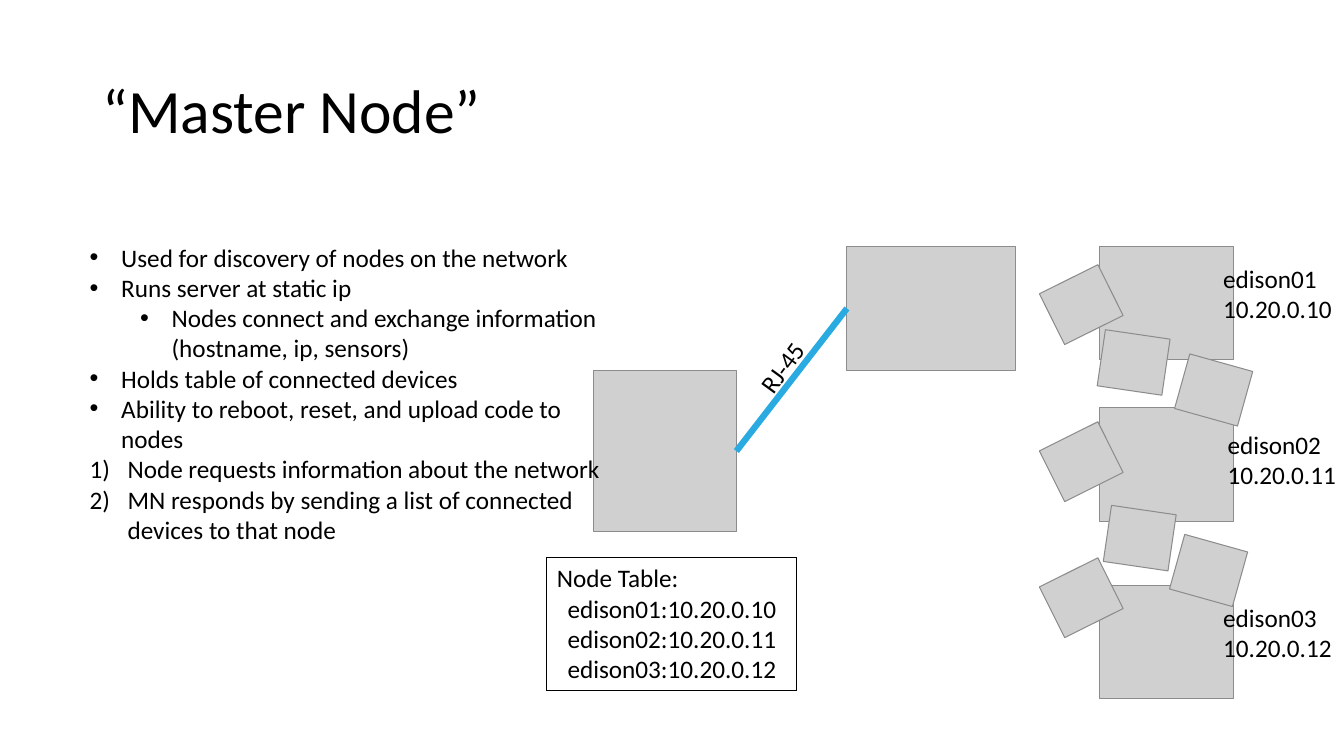
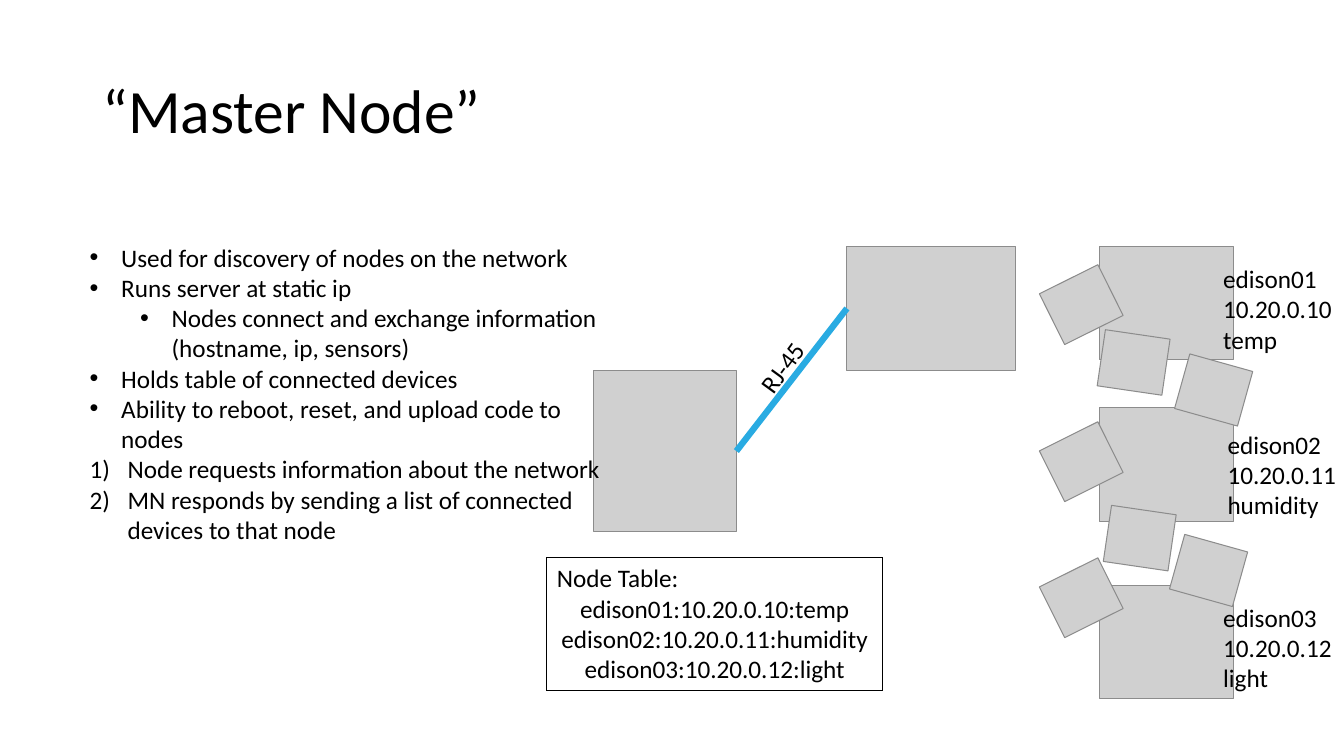
Before and after one commit to rush2sk8/Intel-Edison-PS, a slide deck: slide 3 of node network.pptx. Drawn at 1344x756 pixels with LibreOffice and Linux fonts; fonts in the diff are those of the drawing; grey boxes stand for pictures. Boxes give left, top, right and bottom in pixels: in the first picture for what was removed or moved away, otherwise in the second. Text is boxed around its words. In the diff, an @@ line names an element or a change of style, - is before the commit and + after.

Commit message:
updated powerpoint

```diff
--- a/node network.pptx
+++ b/node network.pptx
@@ text at [1223,328,1277,355]: paragraph added @@
+temp
@@ text at [1228,494,1319,521]: paragraph added @@
+humidity
@@ rectangle "Node Table:": place and size @@
-rectangle "Node Table:" at [547,558,798,690]
+rectangle "Node Table:" at [547,558,883,690]
@@ text in rectangle at [561,600,867,683]: text changed @@
-edison01:10.20.0.10
-edison02:10.20.0.11
-edison03:10.20.0.12
+edison01:10.20.0.10:temp
+edison02:10.20.0.11:humidity
+edison03:10.20.0.12:light
@@ text at [1223,667,1268,694]: paragraph added @@
+light
```
Also in this commit, not shown: 1 other slide changed, 3 slides added, 1 slide removed.
